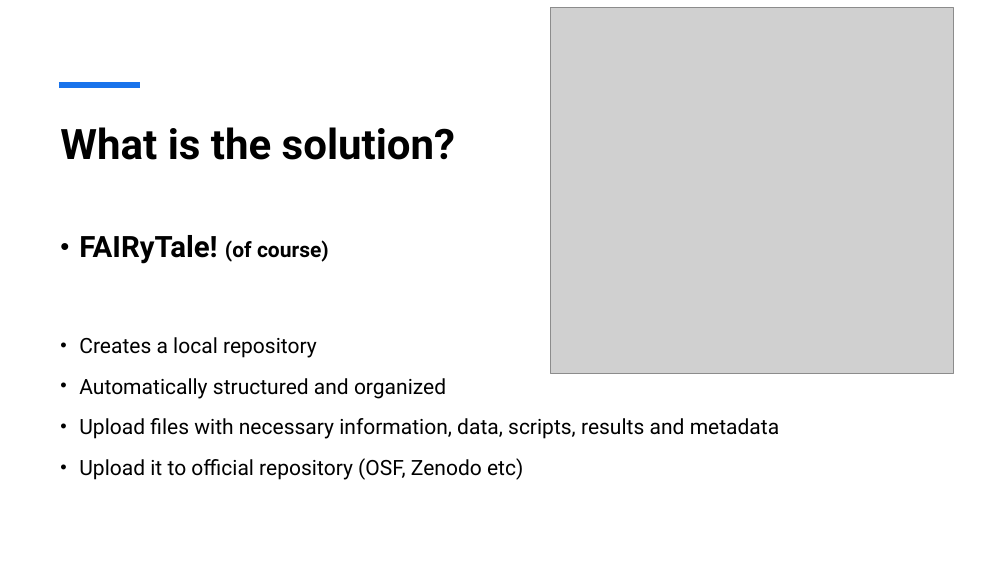
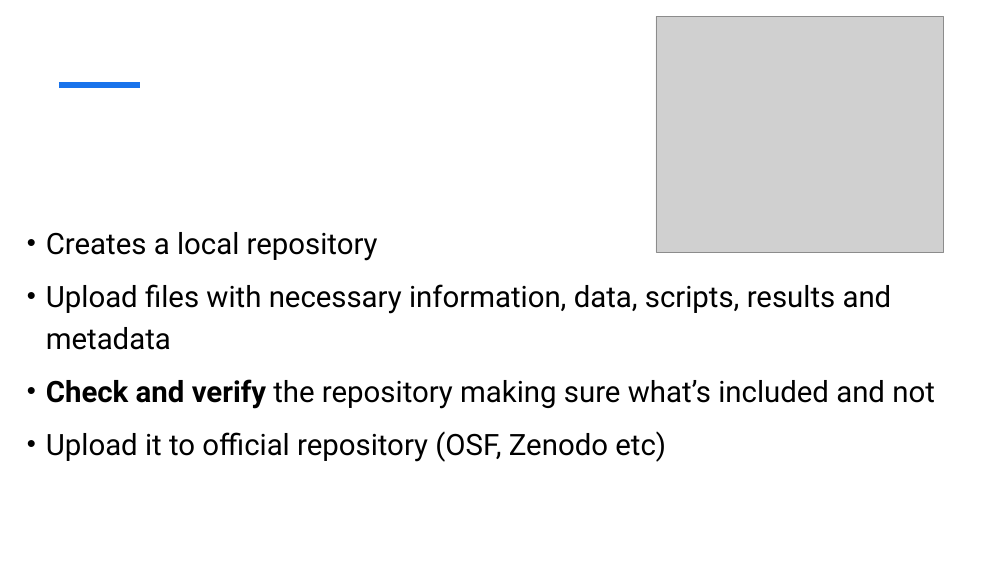
Before and after one commit to florenciaaltschuler/open-science-pipeline, a slide deck: slide 8 of FAIRyTale_presentation.pptx (slide 5 before the commit). Drawn at 1008x567 pixels with LibreOffice and Linux fonts; fonts in the diff are those of the drawing; grey boxes stand for pictures. Boxes give left, top, right and bottom in pixels: in the first picture for what was removed or moved away, otherwise in the second. Text is boxed around its words. In the diff, an @@ line names an element or a change of style, - is before the commit and + after.

```diff
--- a/FAIRyTale_presentation.pptx
+++ b/FAIRyTale_presentation.pptx
@@ picture: place and size @@
-picture at bbox=[551, 8, 954, 373]
+picture at bbox=[656, 17, 944, 253]
@@ title removed at bbox=[60, 127, 455, 160] @@
-What is the solution?
@@ text "Creates a local repository": place and size @@
-text "Creates a local repository" at bbox=[79, 235, 779, 480]
+text "Creates a local repository" at bbox=[46, 232, 935, 462]
@@ text at bbox=[46, 232, 892, 462]: size 20 to 28 pt in "Creates a local repository", "Upload files with necessary information, data, scripts, ...", "Upload it to official repository (OSF, Zenodo ..." @@
@@ text at bbox=[79, 235, 329, 264]: paragraph removed @@
-• FAIRyTale! (of course)
@@ text at bbox=[46, 379, 935, 409]: paragraph added @@
+• Check and verify the repository making sure what’s included and not
@@ text at bbox=[79, 378, 446, 399]: paragraph removed @@
-• Automatically structured and organized
```
Also in this commit, not shown: 2 other slides changed, 3 slides added, 1 other file.
